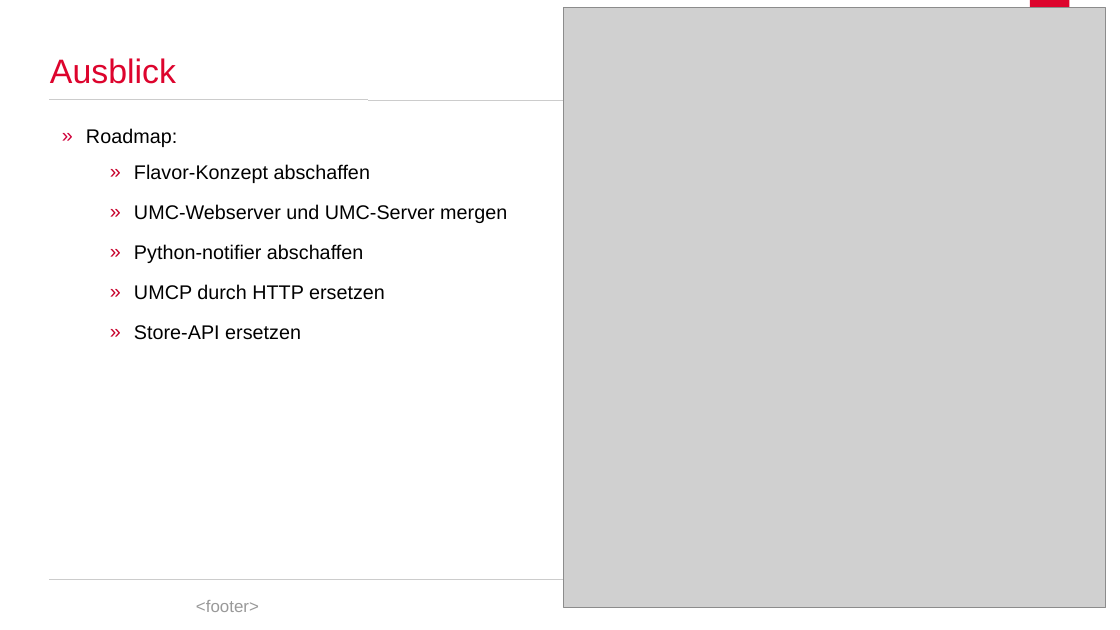
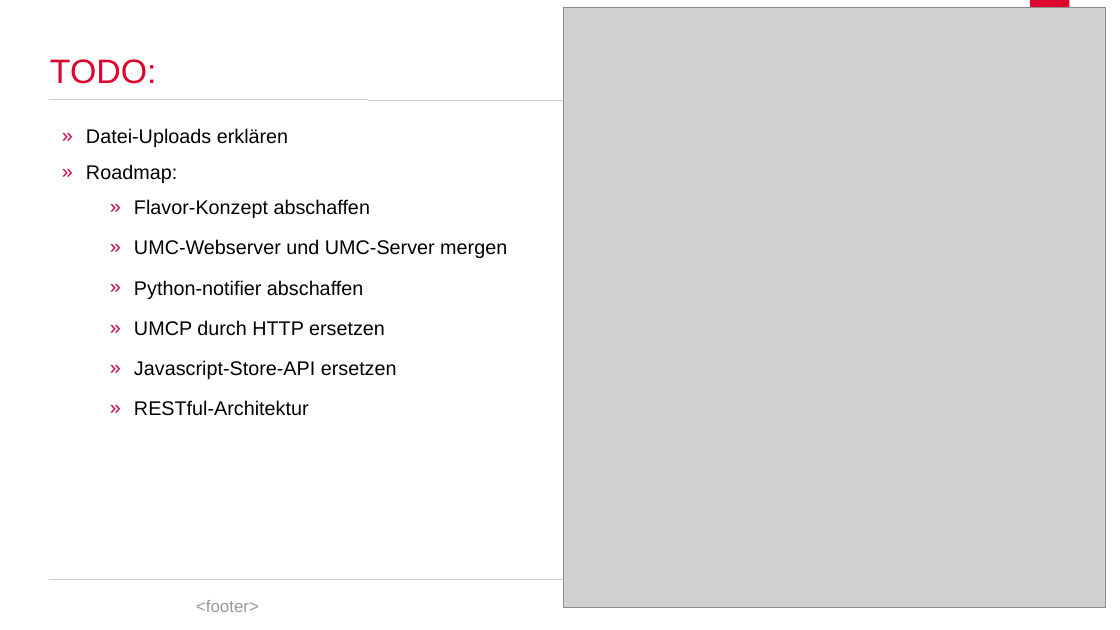
Before and after one commit to spaceone/presentations, a slide deck: slide 26 of univention-management-console/univention-management-console.odp (slide 25 before the commit). Drawn at 1120x630 pixels with LibreOffice and Linux fonts; fonts in the diff are those of the drawing; grey boxes stand for pictures; background and template pictures are left out. Boxes give left, top, right and bottom in pixels: in the first picture for what was removed or moved away, otherwise in the second. Text is boxed around its words. In the diff, an @@ line names an element or a change of style, - is before the commit and + after.

Commit message:
Latest version

```diff
--- a/univention-management-console/univention-management-console.odp
+++ b/univention-management-console/univention-management-console.odp
@@ title at box(50, 59, 157, 84): text changed @@
-Ausblick
+TODO:
@@ text at box(86, 128, 288, 147): paragraph added @@
+» Datei-Uploads erklären
@@ text at box(134, 360, 397, 416): text changed @@
-    » Store-API ersetzen
+    » Javascript-Store-API ersetzen
+    » RESTful-Architektur
```
Also in this commit, not shown: 9 other slides changed, 2 slides added, 2 slides removed.
